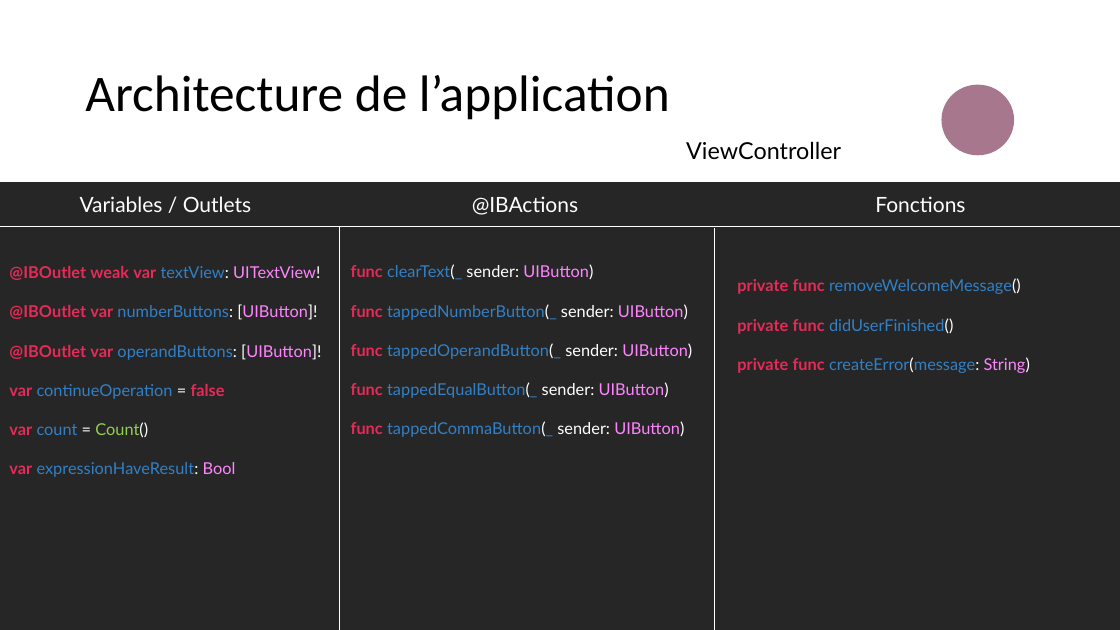
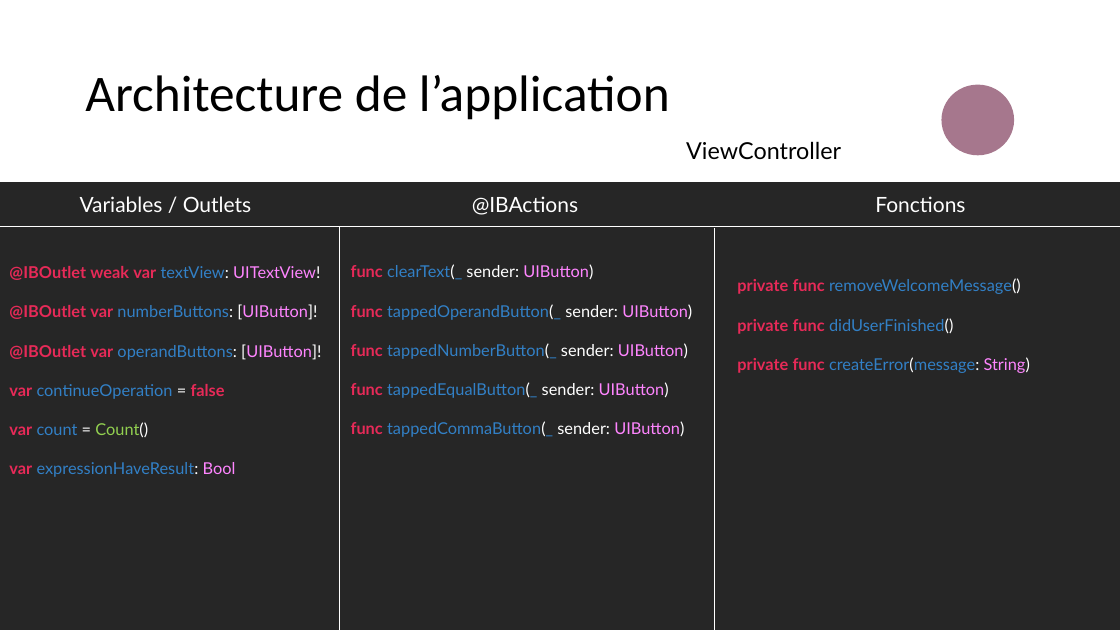
Before and after one commit to MickaeliOS/OpenClassrooms-P5-CountOnMe, a slide deck: slide 5 of Horn_Mickael_2_presentation_022122.pptx. Drawn at 1120x630 pixels with LibreOffice and Linux fonts; fonts in the diff are those of the drawing. Boxes give left, top, right and bottom in pixels: in the first picture for what was removed or moved away, otherwise in the second. Text is boxed around its words. In the diff, an @@ line names an element or a change of style, - is before the commit and + after.

Commit message:
Modifications pp

```diff
--- a/Horn_Mickael_2_presentation_022122.pptx
+++ b/Horn_Mickael_2_presentation_022122.pptx
@@ text at (x1=351, y1=304, x2=692, y2=320): paragraph added @@
+func tappedOperandButton(_ sender: UIButton)
@@ text at (x1=351, y1=343, x2=692, y2=359): paragraph removed @@
-func tappedOperandButton(_ sender: UIButton)
```
